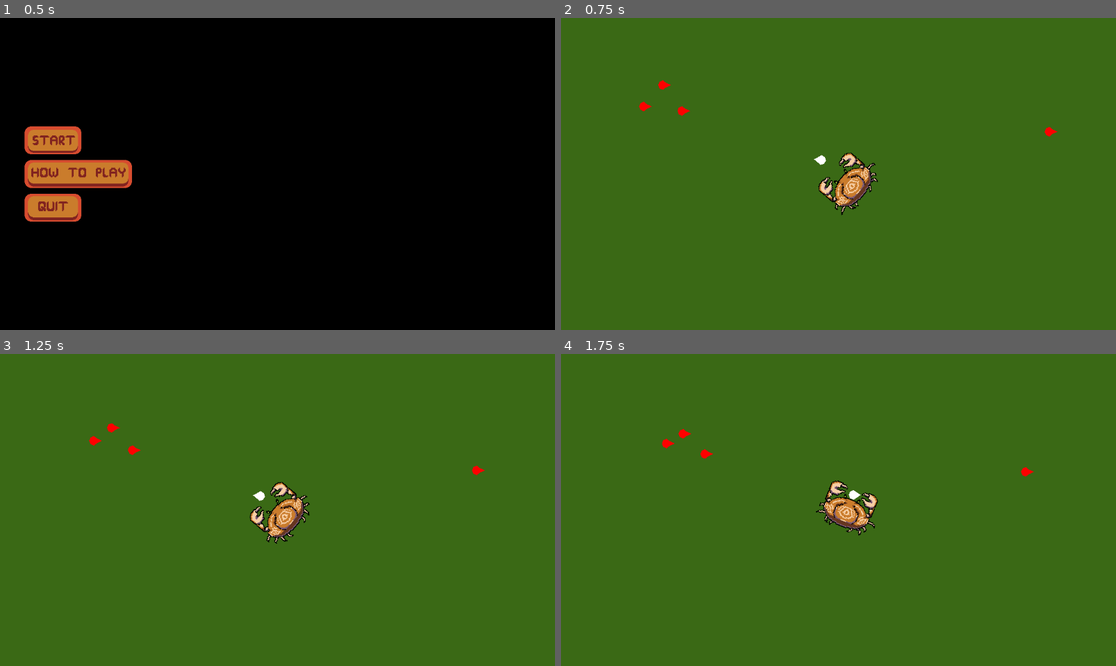
Above: before the commit, frames 1-4 (two rows, left to right).
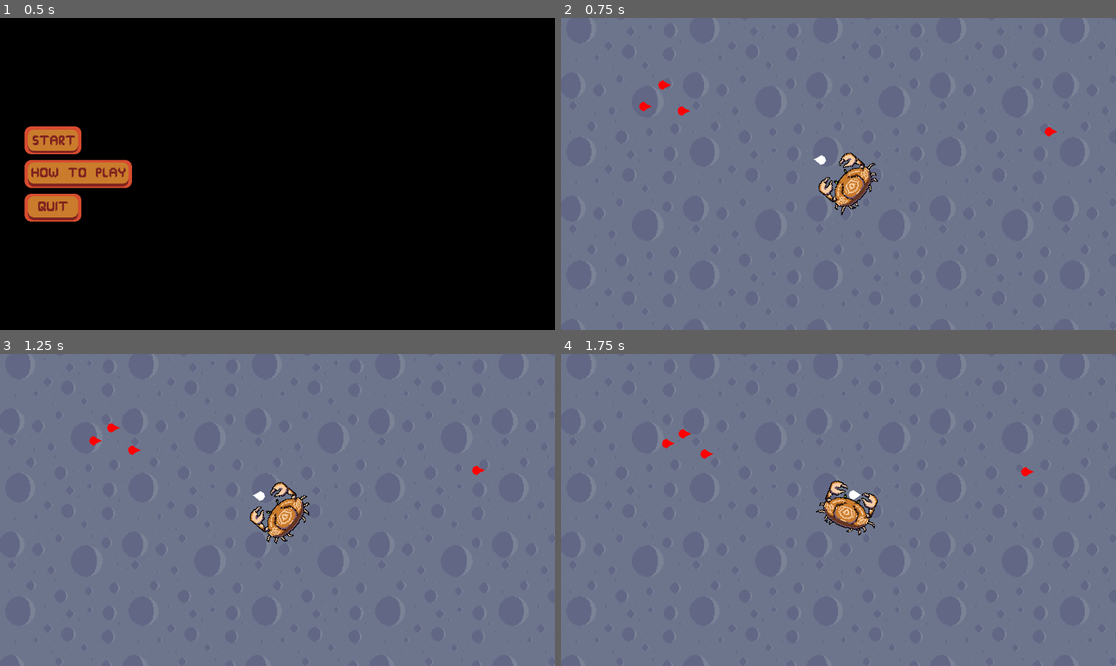
Above: after the commit, the same moments.

Repository: P-zee/UWRGJ-Team3
Game: Godot game, scene res://Menu/main_menu.tscn
Two runs of this game, one before a commit and one after it. Both use one fixed random seed, a clock stepped at 60 frames per second and the inputs below.
Inputs (mouse positions are in pixels of both pictures, inside the frame that each line leads up to):
- Up to frame 1 (0.5 s): no input
- Up to frame 2 (0.75 s): click (638, 139) at 0.5 s
- Up to frame 3 (1.25 s): no input
- Up to frame 4 (1.75 s): tap Enter at 1.25 s; move the mouse to (960, 494) at 1.27 s; hold D (move_right) from 1.28 s (still down); tap Space (fire_melee) at 1.35 s

Frame 1 is identical in both runs. In frame 2, 99% of the frame differs, in the area x 0-100%, y 0-100%; in frame 3, 99%; in frame 4, 99%.

Commit message:
Added Moon background to the level

Diff:
--- a/Environment/level.tscn
+++ b/Environment/level.tscn
@@ -1,7 +1,8 @@
-[gd_scene load_steps=5 format=3 uid="uid://ctdr5w2tggf8k"]
+[gd_scene load_steps=6 format=3 uid="uid://ctdr5w2tggf8k"]
 
 [ext_resource type="Script" path="res://Environment/level.gd" id="1_5vrx4"]
 [ext_resource type="PackedScene" uid="uid://b4c5k1hv4io8d" path="res://Entities/Player/player.tscn" id="1_x2hm2"]
+[ext_resource type="Texture2D" uid="uid://cn4clgx8y67rx" path="res://Sprites/MoonBackground.png" id="2_7bwr5"]
 [ext_resource type="PackedScene" uid="uid://budo70qh7vqap" path="res://Entities/Enemies/enemy.tscn" id="2_s4nmo"]
 [ext_resource type="PackedScene" uid="uid://dlvg4lwqj0onb" path="res://Entities/queen.tscn" id="4_1ljs2"]
 
@@ -9,7 +10,11 @@
 script = ExtResource("1_5vrx4")
 
 [node name="BackgroundGreen" type="Polygon2D" parent="."]
-color = Color(0.227451, 0.411765, 0.0862745, 1)
+texture_repeat = 2
+position = Vector2(-5251, -2753)
+scale = Vector2(10, 10)
+texture = ExtResource("2_7bwr5")
+texture_scale = Vector2(5, 5)
 polygon = PackedVector2Array(0, 0, 1152, 0, 1152, 648, 0, 648)
 
 [node name="Player" parent="." instance=ExtResource("1_x2hm2")]
Binary file added: Sprites/MoonBackground.png
Not shown, added: Sprites/MoonBackground.png.import
